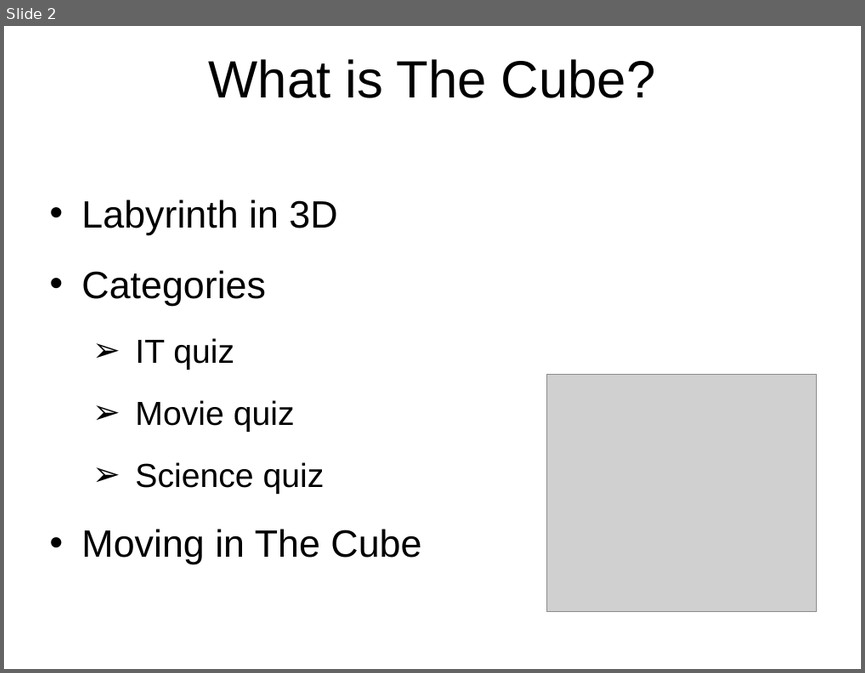
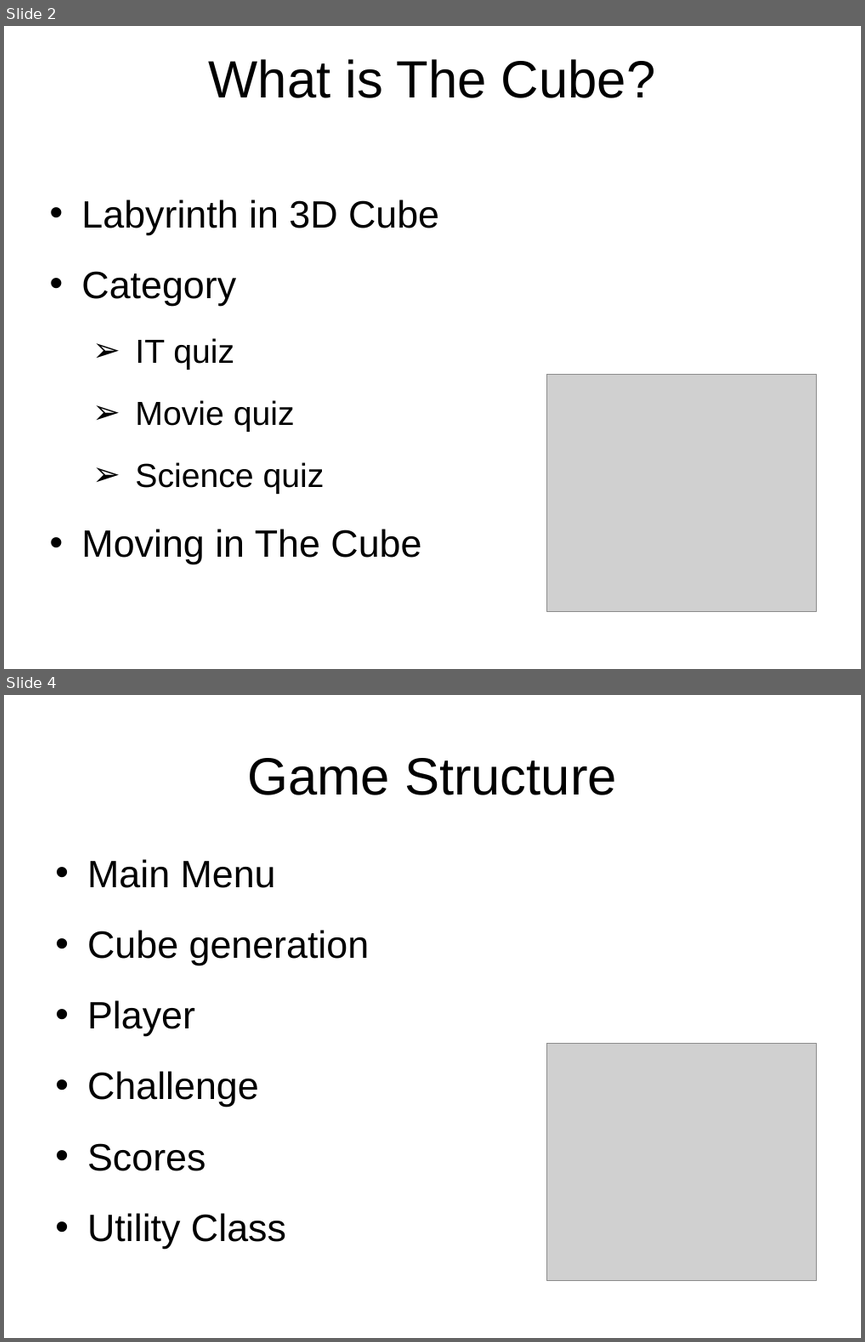
Before and after one commit to nencho83/CyclopsKing, a slide deck: Cyclops King - Game Presentation.ppt. Shown one above the other, each under a label of ours: slide 2 before the commit, slides 2 and 4 after it; the slides between them are not shown. The pictures are 865x673 and 865x1342 pixels, drawn with LibreOffice and Linux fonts; fonts in the diff are those of the drawing; grey boxes stand for pictures; background and template pictures are left out. Boxes give left, top, right and bottom in pixels: in the first picture for what was removed or moved away, otherwise in the second. Text is boxed around its words. In the diff, an @@ line names an element or a change of style, - is before the commit and + after.

```diff
--- a/Cyclops King - Game Presentation.ppt
+++ b/Cyclops King - Game Presentation.ppt
@@ slide 4 added at (4,695,861,1338), background picture (left out) @@
@@ title added at (247,758,617,795), 44 pt, text #000000 @@
+Game Structure
@@ text added at (87,859,370,1248), 32 pt, text #000000 @@
+• Main Menu
+• Cube generation
+• Player
+• Challenge
+• Scores
+• Utility Class
@@ picture added at (547,1043,817,1280) @@
@@ slide 2 changed as well @@
@@ text at (81,199,439,306): text changed @@
-• Labyrinth in 3D
-• Categories
+• Labyrinth in 3D Cube
+• Category
```
Also in this commit, not shown: 1 other slide changed, 1 other slide added.
